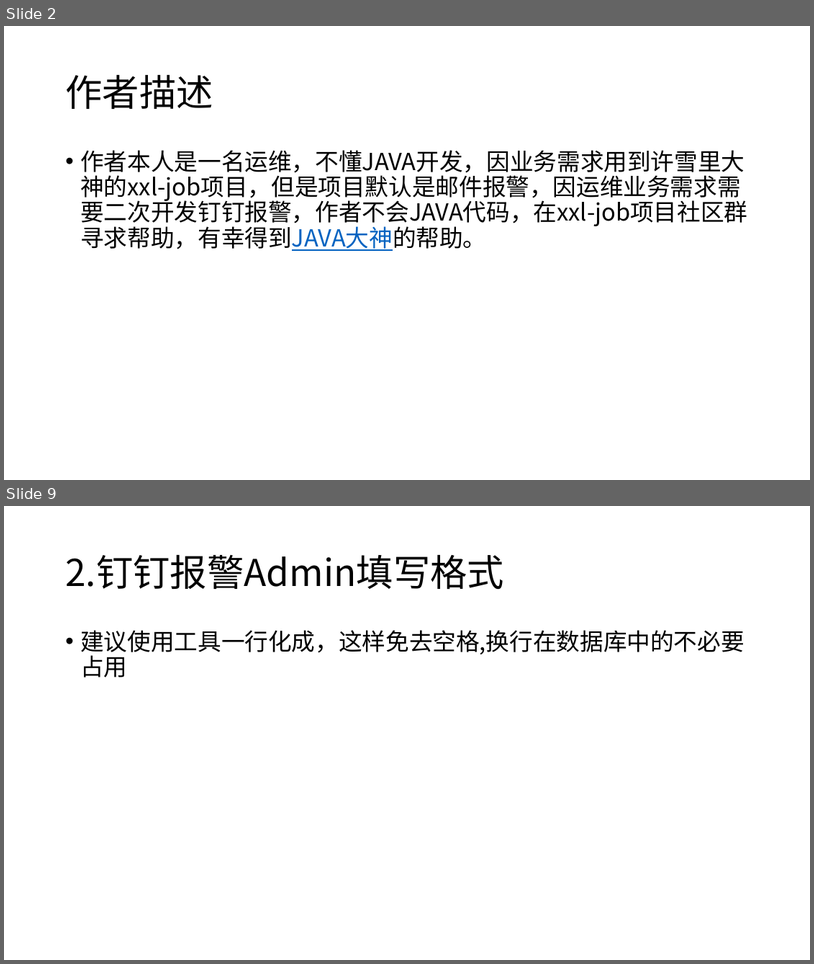
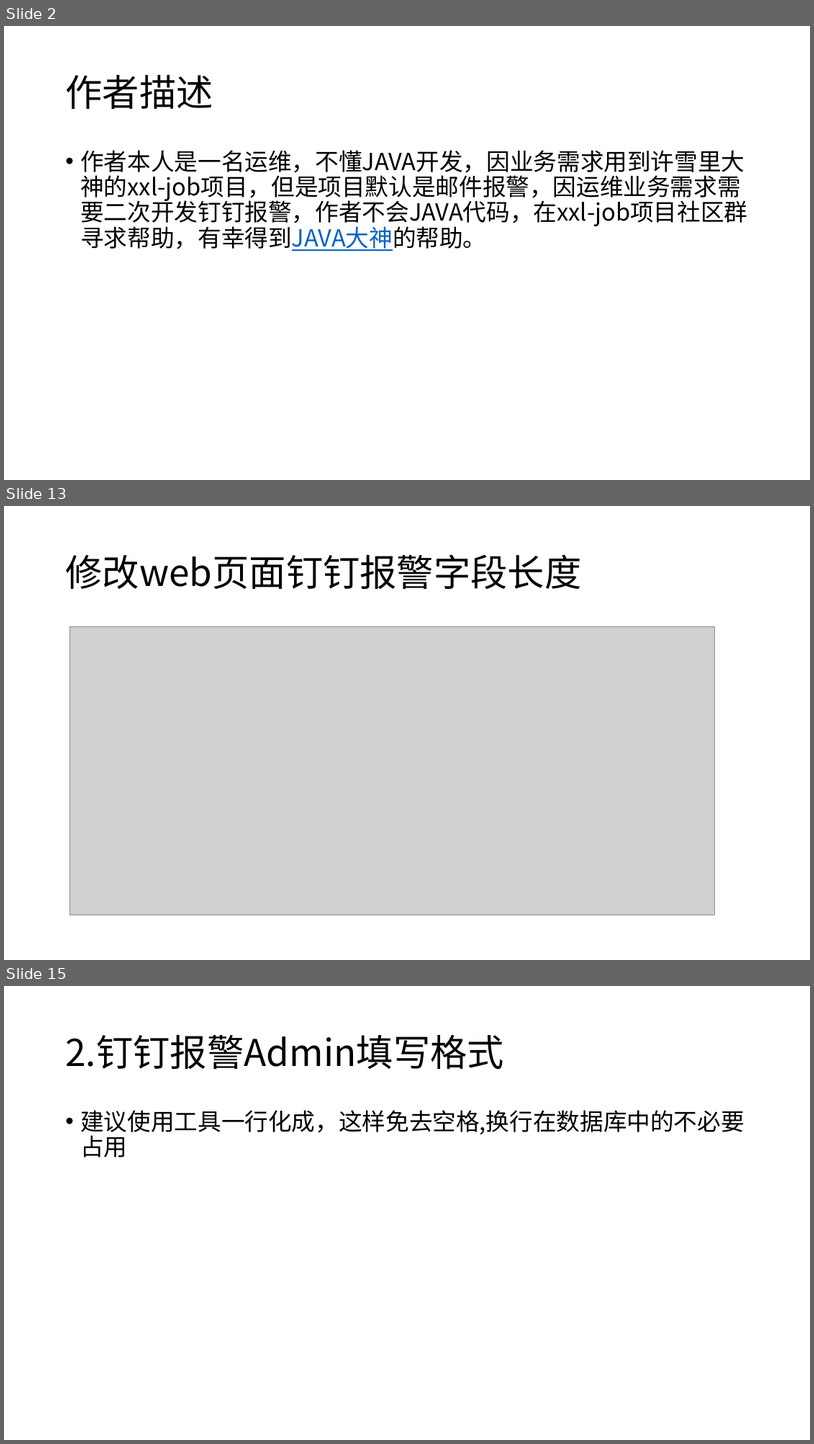
Before and after one commit to xuxueli/xxl-job, a slide deck: doc/XXL-JOB钉钉报警使用文档.pptx. Shown one above the other, each under a label of ours: slides 2 and 9 before the commit, slides 2, 13 and 15 after it; the slides between them are not shown. The pictures are 814x964 and 814x1444 pixels, drawn with LibreOffice and Linux fonts; fonts in the diff are those of the drawing; grey boxes stand for pictures; background and template pictures are left out. Boxes give left, top, right and bottom in pixels: in the first picture for what was removed or moved away, otherwise in the second. Text is boxed around its words. In the diff, an @@ line names an element or a change of style, - is before the commit and + after.

Commit message:
更新钉钉报警文档

```diff
--- a/doc/XXL-JOB钉钉报警使用文档.pptx
+++ b/doc/XXL-JOB钉钉报警使用文档.pptx
@@ slide 13 added at (4,506,810,960), background #FFFFFF @@
@@ title added at (65,554,581,590), 44 pt, text #000000 @@
+修改web页面钉钉报警字段长度
@@ picture added at (70,627,715,915) @@
@@ what was slide 9 is now slide 15 @@
```
Also in this commit, not shown: 5 slides changed, 6 other slides added, 1 slide removed, 3 other files.
